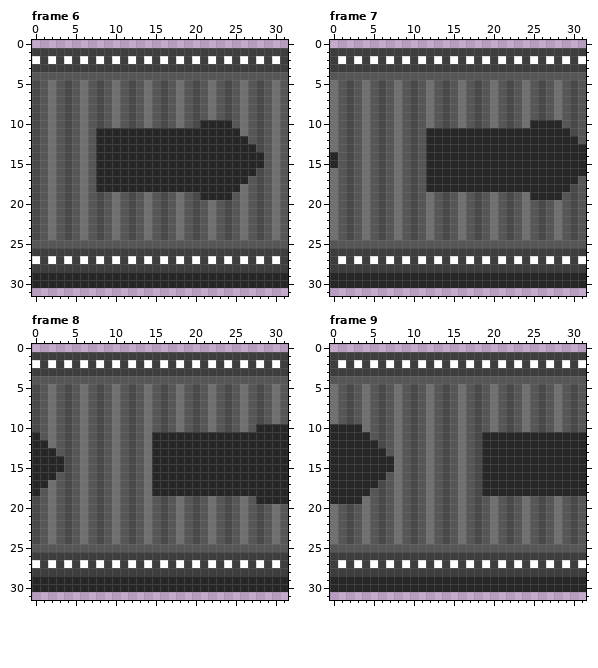
Edited in one commit: pixel-art file (Assets/Sprites/Conveyors/right conv.aseprite). The picture above was drawn from the file before the commit.
32x32 pixels, 10 frames. Shown: frame 6, frame 7, frame 8, frame 9. The commit also changed other frames, which this record leaves out.
And afterwards:
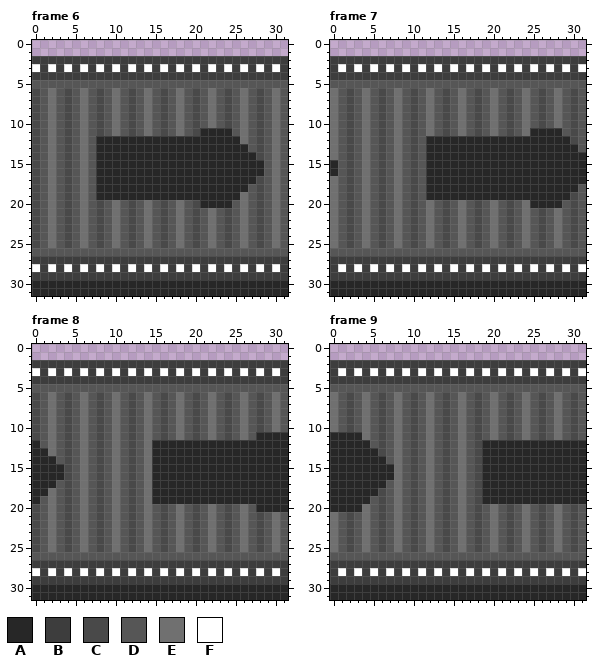
Palette (. is transparent): A #272727  B #3d3d3d  C #494949  D #565656  E #707070  F #ffffff
Diff:
Changed rows in their new state; - is an unchanged pixel.
Frame 6, layers "Layer 7", "Layer 6":
first column x 0:
 1 ................................
 2 B-B-B-B-B-B-B-B-B-B-B-B-B-B-B-B-
 3 F-F-F-F-F-F-F-F-F-F-F-F-F-F-F-F-
 4 BBBBBBBBBBBBBBBBBBBBBBBBBBBBBBBB
 5 D-D-D-D-D-D-D-D-D-D-D-D-D-D-D-D-
first column x 8:
10 -------------DEDC----
11 CDEDCDEDCDEDC----D---
12 ------------------E--
13 -------------------D-
14 --------------------C
16 --------------------A
17 -------------------A-
18 ------------------A--
19 AAAAAAAAAAAAA----A---
20 -------------AAAA----
first column x 0:
25 C-E-C-E-C-E-C-E-C-E-C-E-C-E-C-E-
26 DDDDDDDDDDDDDDDDDDDDDDDDDDDDDDDD
27 B-B-B-B-B-B-B-B-B-B-B-B-B-B-B-B-
28 F-F-F-F-F-F-F-F-F-F-F-F-F-F-F-F-
29 BBBBBBBBBBBBBBBBBBBBBBBBBBBBBBBB
31 AAAAAAAAAAAAAAAAAAAAAAAAAAAAAAAA
Frame 7, layers "Layer 7", "Layer 6":
first column x 0:
 1 ................................
 2 -B-B-B-B-B-B-B-B-B-B-B-B-B-B-B-B
 3 -F-F-F-F-F-F-F-F-F-F-F-F-F-F-F-F
 4 BBBBBBBBBBBBBBBBBBBBBBBBBBBBBBBB
 5 D-D-D-D-D-D-D-D-D-D-D-D-D-D-D-D-
first column x 0:
10 -------------------------DCDE---
11 ------------EDCDEDCDEDCDE----D--
12 ------------------------------C-
13 -------------------------------D
14 E-------------------------------
16 A-------------------------------
17 -------------------------------A
18 ------------------------------A-
19 ------------AAAAAAAAAAAAA----A--
20 -------------------------AAAA---
first column x 0:
25 E-C-E-C-E-C-E-C-E-C-E-C-E-C-E-C-
26 DDDDDDDDDDDDDDDDDDDDDDDDDDDDDDDD
27 -B-B-B-B-B-B-B-B-B-B-B-B-B-B-B-B
28 -F-F-F-F-F-F-F-F-F-F-F-F-F-F-F-F
29 BBBBBBBBBBBBBBBBBBBBBBBBBBBBBBBB
31 AAAAAAAAAAAAAAAAAAAAAAAAAAAAAAAA
Frame 8, layers "Layer 7", "Layer 6":
first column x 0:
 1 ................................
 2 B-B-B-B-B-B-B-B-B-B-B-B-B-B-B-B-
 3 F-F-F-F-F-F-F-F-F-F-F-F-F-F-F-F-
 4 BBBBBBBBBBBBBBBBBBBBBBBBBBBBBBBB
 5 D-D-D-D-D-D-D-D-D-D-D-D-D-D-D-D-
first column x 0:
10 ----------------------------CDED
11 C--------------DCDEDCDEDCDED----
12 -D------------------------------
13 --E-----------------------------
14 ---D----------------------------
16 ---A----------------------------
17 --A-----------------------------
18 -A------------------------------
19 A--------------AAAAAAAAAAAAA----
20 ----------------------------AAAA
first column x 0:
25 C-E-C-E-C-E-C-E-C-E-C-E-C-E-C-E-
26 DDDDDDDDDDDDDDDDDDDDDDDDDDDDDDDD
27 B-B-B-B-B-B-B-B-B-B-B-B-B-B-B-B-
28 F-F-F-F-F-F-F-F-F-F-F-F-F-F-F-F-
29 BBBBBBBBBBBBBBBBBBBBBBBBBBBBBBBB
31 AAAAAAAAAAAAAAAAAAAAAAAAAAAAAAAA
Frame 9, layers "Layer 7", "Layer 6":
first column x 0:
 1 ................................
 2 -B-B-B-B-B-B-B-B-B-B-B-B-B-B-B-B
 3 -F-F-F-F-F-F-F-F-F-F-F-F-F-F-F-F
 4 BBBBBBBBBBBBBBBBBBBBBBBBBBBBBBBB
 5 D-D-D-D-D-D-D-D-D-D-D-D-D-D-D-D-
first column x 0:
10 EDCD----------------------------
11 ----E--------------DEDCDEDCDEDCD
12 -----D--------------------------
13 ------C-------------------------
14 -------D------------------------
16 -------A------------------------
17 ------A-------------------------
18 -----A--------------------------
19 ----A--------------AAAAAAAAAAAAA
20 AAAA----------------------------
first column x 0:
25 E-C-E-C-E-C-E-C-E-C-E-C-E-C-E-C-
26 DDDDDDDDDDDDDDDDDDDDDDDDDDDDDDDD
27 -B-B-B-B-B-B-B-B-B-B-B-B-B-B-B-B
28 -F-F-F-F-F-F-F-F-F-F-F-F-F-F-F-F
29 BBBBBBBBBBBBBBBBBBBBBBBBBBBBBBBB
31 AAAAAAAAAAAAAAAAAAAAAAAAAAAAAAAA
